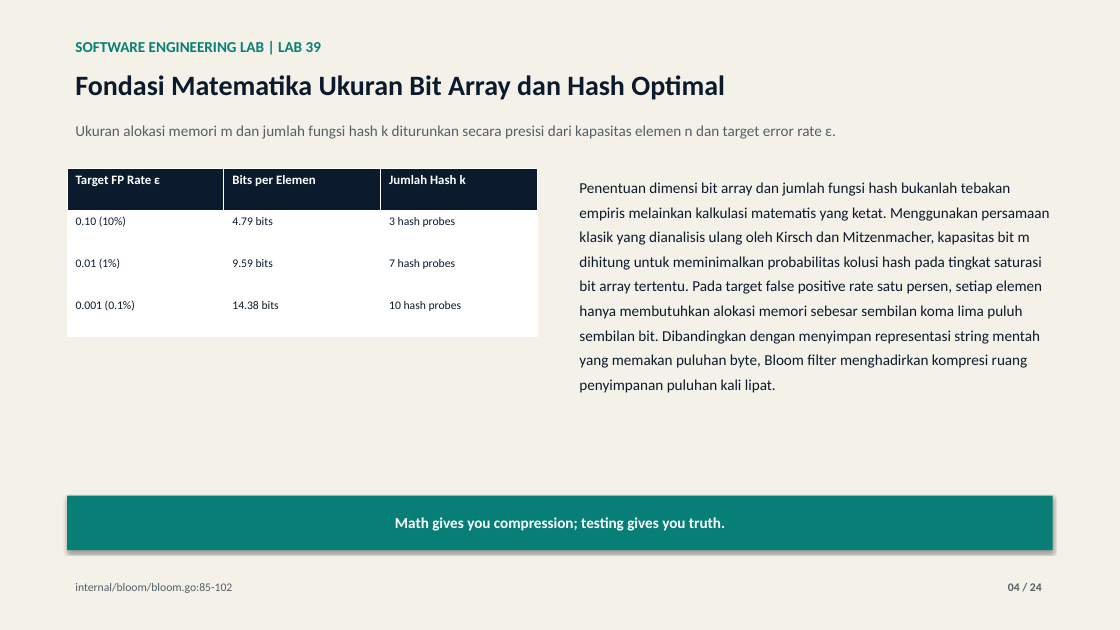
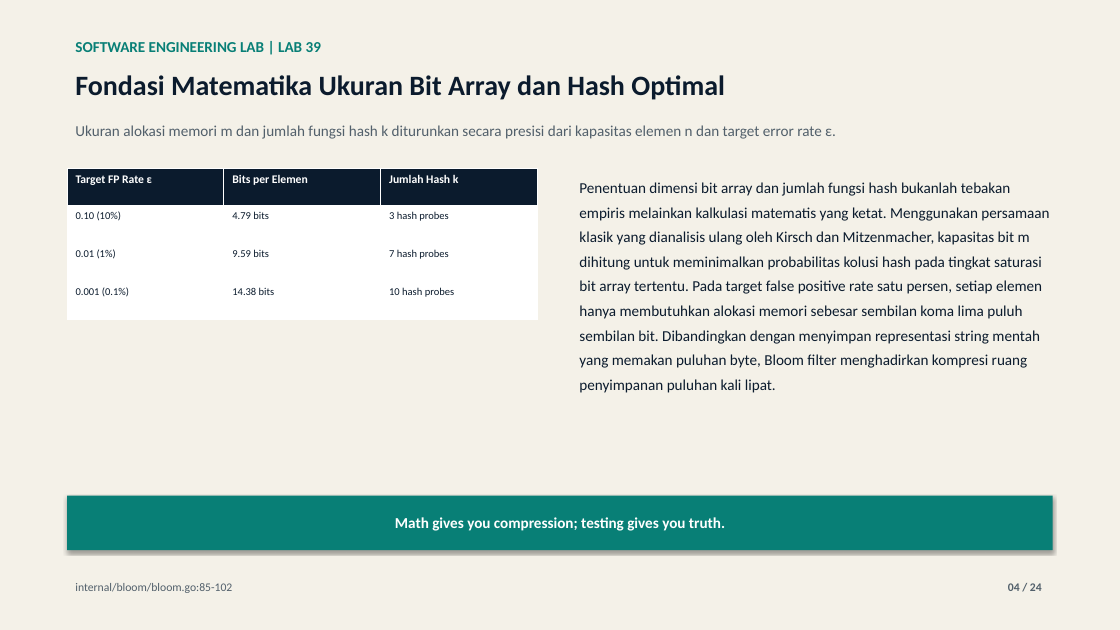
Before and after one commit to lukman-ss/software-engineering-lab, a slide deck: slide 4 of labs/39-bloom-filters/result/linkedin/lab-39-bloom-filters-carousel.pptx. Drawn at 1120x630 pixels with LibreOffice and Linux fonts; fonts in the diff are those of the drawing. Boxes give left, top, right and bottom in pixels: in the first picture for what was removed or moved away, otherwise in the second. Text is boxed around its words. In the diff, an @@ line names an element or a change of style, - is before the commit and + after.

```diff
--- a/labs/39-bloom-filters/result/linkedin/lab-39-bloom-filters-carousel.pptx
+++ b/labs/39-bloom-filters/result/linkedin/lab-39-bloom-filters-carousel.pptx
@@ table at [67,168,539,319] @@
@@ size 11 to 10 pt in "Target FP Rate ε", "Bits per Elemen", "Jumlah Hash k" @@
@@ size 10 to 9 pt in "0.10 (10%)", "4.79 bits", "3 hash probes", "0.01 (1%)" and 5 more places @@
```
Also in this commit, not shown: 6 other slides changed, 31 other files.
